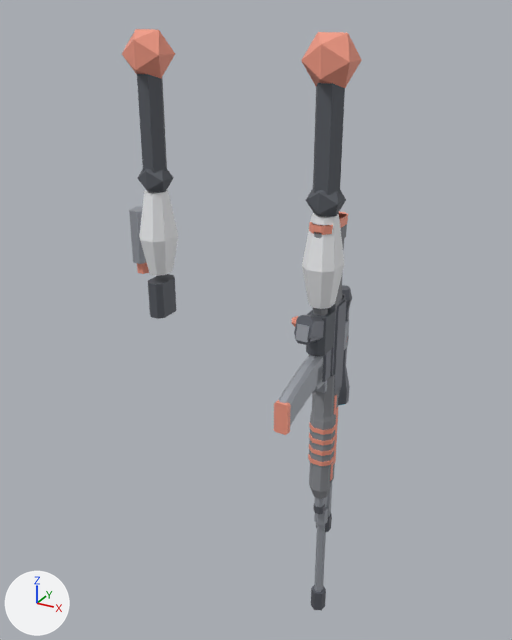
An edit to the glTF model game/player/robot/needle_arms.glb, drawn before and after from the same camera.
One viewpoint serves both versions: a 50 mm lens placed at (0.782, -1.328, 1.49), pointed at (0.021, 0.055, 0.799). Arrows for +X, +Y and +Z are at lower left; the lights stay in place. The older version comes first. Vertices at exactly the same position are counted once.

The first picture shows 'NeedleArms'.
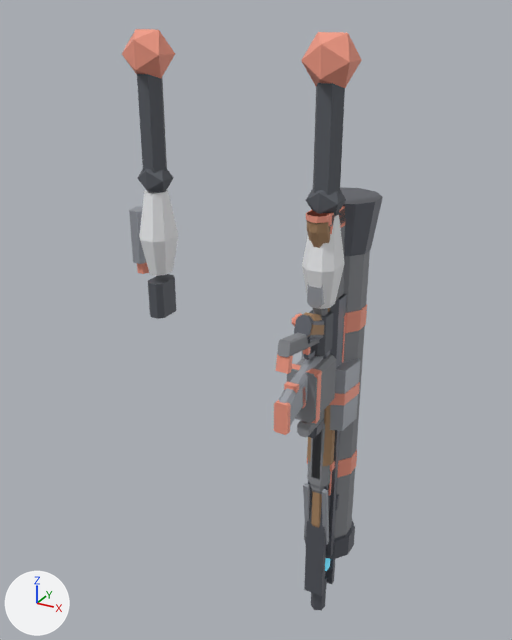
Edits to the bpy script that builds the scene:
```text
Change me_needlearms:
    remove me_needlearms.from_pydata(...)  # 1168 vertices, 2024 faces; spans x -0.285..0.264, y -0.191..0.151, z -0.025..1.449
    add me_needlearms.from_pydata(...)  # 3262 vertices, 5619 faces; spans x -0.285..0.289, y -0.191..0.193, z -0.025..1.449
    me_needlearms part 1: a new loose piece, a box spanning x 0.179..0.251, y 0.041..0.059, z 0.175..0.705, in mat_break_action_gun (grey #73767e)
    me_needlearms part 2: a new loose piece, a box spanning x 0.181..0.249, y 0.025..0.045, z 0.455..0.475, in mat_break_action_accent (beige #f9a089)
    me_needlearms part 3: a new loose piece, a box spanning x 0.201..0.229, y -0.149..-0.135, z 0.732..0.768, in mat_smg_accent (beige #f9a089)
    me_needlearms part 4: 1762 vertices added at x 0.12..0.289, y -0.191..0.193, z 0.035..1.115
    other edits to the shape of me_needlearms do not show in these pictures
    add me_needlearms.materials.append(mat_revolver_gun)  # grey #73767e
    add me_needlearms.materials.append(mat_revolver_detail)  # grey #a2a6ad
    add me_needlearms.materials.append(mat_revolver_accent)  # beige #f9a089
    add me_needlearms.materials.append(mat_revolver_wood)  # brown #ad8965
    add me_needlearms.materials.append(mat_machine_pistol_gun)  # grey #73767e
    add me_needlearms.materials.append(mat_machine_pistol_detail)  # grey #a2a6ad
    add me_needlearms.materials.append(mat_machine_pistol_accent)  # beige #f9a089
    add me_needlearms.materials.append(mat_machine_pistol_polymer)  # grey #8e9095
    add me_needlearms.materials.append(mat_break_action_gun)  # grey #73767e
    add me_needlearms.materials.append(mat_break_action_detail)  # grey #a2a6ad
    add me_needlearms.materials.append(mat_break_action_accent)  # beige #f9a089
    add me_needlearms.materials.append(mat_break_action_wood)  # brown #ad8965
    add me_needlearms.materials.append(mat_smg_gun)  # grey #73767e
    add me_needlearms.materials.append(mat_smg_detail)  # grey #a2a6ad
    add me_needlearms.materials.append(mat_smg_accent)  # beige #f9a089
    add me_needlearms.materials.append(mat_smg_lens)  # dark blue #3f5969, glowing cyan #59b3cb
    add me_needlearms.materials.append(mat_smg_polymer)  # grey #8e9095
    add me_needlearms.materials.append(mat_burst_rifle_gun)  # grey #73767e
    add me_needlearms.materials.append(mat_burst_rifle_detail)  # grey #a2a6ad
    add me_needlearms.materials.append(mat_burst_rifle_accent)  # beige #f9a089
    add me_needlearms.materials.append(mat_burst_rifle_lens)  # dark blue #3f5969, glowing cyan #59b3cb
    add me_needlearms.materials.append(mat_burst_rifle_polymer)  # grey #8e9095
    add me_needlearms.materials.append(mat_lmg_gun)  # grey #73767e
    add me_needlearms.materials.append(mat_lmg_detail)  # grey #a2a6ad
    add me_needlearms.materials.append(mat_lmg_accent)  # beige #f9a089
    add me_needlearms.materials.append(mat_lmg_polymer)  # grey #8e9095
    add me_needlearms.materials.append(mat_lever_action_gun)  # grey #73767e
    add me_needlearms.materials.append(mat_lever_action_detail)  # grey #a2a6ad
    add me_needlearms.materials.append(mat_lever_action_accent)  # beige #f9a089
    add me_needlearms.materials.append(mat_lever_action_wood)  # brown #ad8965
    add me_needlearms.materials.append(mat_bolt_action_gun)  # grey #73767e
    add me_needlearms.materials.append(mat_bolt_action_detail)  # grey #a2a6ad
    add me_needlearms.materials.append(mat_bolt_action_accent)  # beige #f9a089
    add me_needlearms.materials.append(mat_bolt_action_wood)  # brown #ad8965
    add me_needlearms.materials.append(mat_railgun_gun)  # grey #73767e
    add me_needlearms.materials.append(mat_railgun_detail)  # grey #a2a6ad
    add me_needlearms.materials.append(mat_railgun_accent)  # beige #f9a089
    add me_needlearms.materials.append(mat_railgun_lens)  # dark blue #3f5969, glowing cyan #59b3cb
    add me_needlearms.materials.append(mat_railgun_polymer)  # grey #8e9095
    add me_needlearms.materials.append(mat_rocket_launcher_gun)  # grey #73767e
    add me_needlearms.materials.append(mat_rocket_launcher_detail)  # grey #a2a6ad
    add me_needlearms.materials.append(mat_rocket_launcher_accent)  # beige #f9a089
    add me_needlearms.materials.append(mat_rocket_launcher_lens)  # dark blue #3f5969, glowing cyan #59b3cb
    add me_needlearms.materials.append(mat_rocket_launcher_polymer)  # grey #8e9095
    add me_needlearms.materials.append(mat_grenade_launcher_gun)  # grey #73767e
    add me_needlearms.materials.append(mat_grenade_launcher_detail)  # grey #a2a6ad
    add me_needlearms.materials.append(mat_grenade_launcher_accent)  # beige #f9a089
    add me_needlearms.materials.append(mat_grenade_launcher_polymer)  # grey #8e9095
```

Location of each change, [x1, y1, x2, y2] in pixels of the pictures (512 x 640 px):
'NeedleArms', reshaped (9% wider)
    before: [122, 29, 362, 610]
    after: [122, 29, 383, 610]
part 1 of me_needlearms, added
    after: [326, 430, 340, 557]
part 2 of me_needlearms, added
    after: [307, 458, 335, 471]
part 3 of me_needlearms, added
    after: [284, 381, 299, 393]
part 4 of me_needlearms, added
    after: [276, 187, 383, 596]
